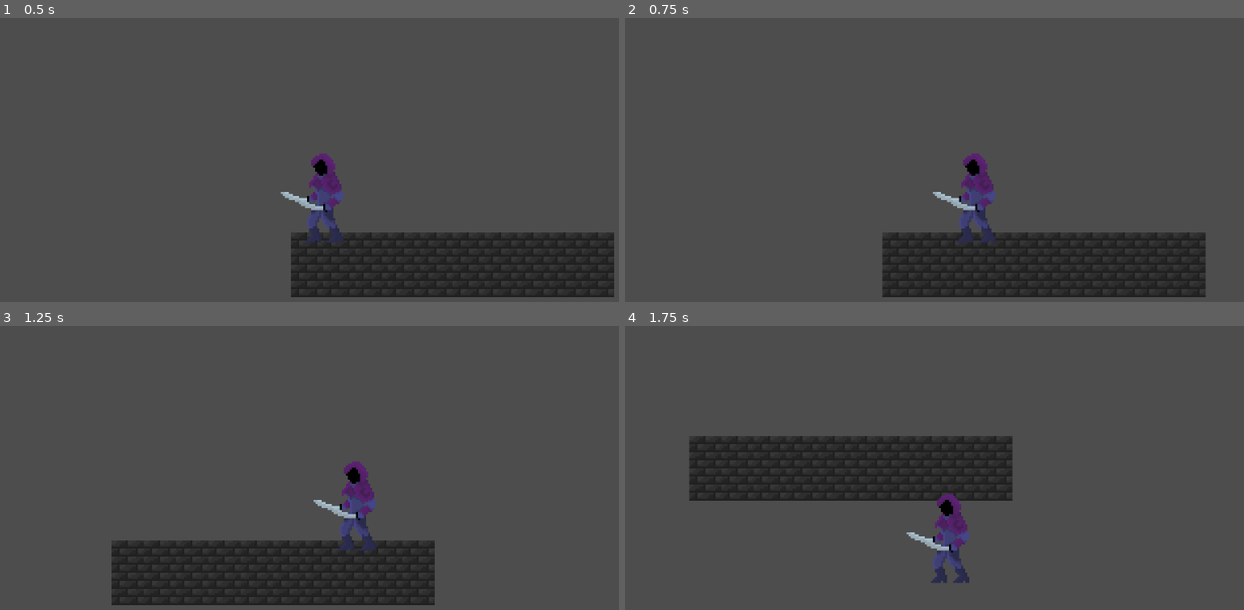
Above: before the commit, frames 1-4 (two rows, left to right).
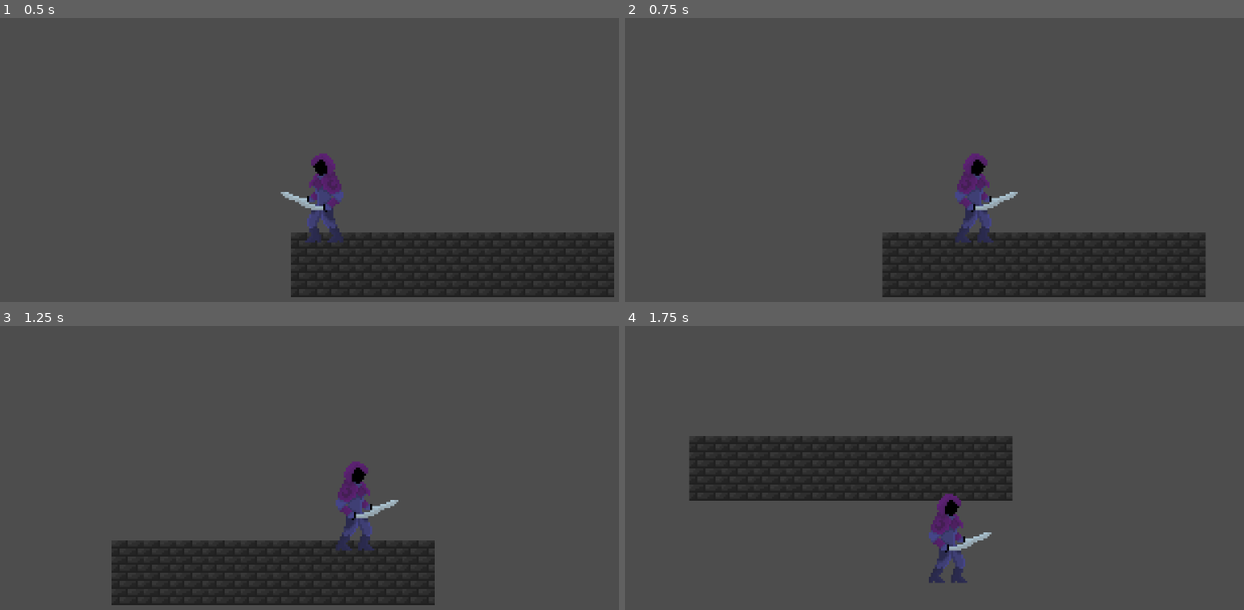
Above: after the commit, the same moments.

Repository: Thesupernile/Sacrilite
Game: Godot game, scene res://Scenes/level_1.tscn
Same seed, same stepped clock (60 frames per second), same inputs: the game is played once before the commit and once after it.
Inputs:
- Up to frame 1 (0.5 s): no input
- Up to frame 2 (0.75 s): tap Enter at 0.5 s; hold D (right) from 0.53 s (still down)
- Up to frame 3 (1.25 s): keep holding D (right)
- Up to frame 4 (1.75 s): release D (right) at 1.28 s; hold S (down) from 1.28 s (still down)

Frame 1 is identical in both runs. In frame 2, 1.0% of the frame differs, in the area x 49-64%, y 48-79%; in frame 3, 1.0%; in frame 4, 1.0%, in the area x 45-60%, y 59-91%.

Commit message:
flipping

Diff:
--- a/Scenes/player.gd
+++ b/Scenes/player.gd
@@ -1,8 +1,22 @@
 extends CharacterBody2D
+@onready var animated_sprite_2d: AnimatedSprite2D = $AnimatedSprite2D
 
 var speed := 150  # speed in pixels/sec
+enum Direction {
+	LEFT,
+	RIGHT
+}
+var facing = Direction.LEFT
 
 func _physics_process(delta):
 	var direction := Input.get_vector("left", "right", "up", "down")
+	if direction.x > 0:
+		facing = Direction.RIGHT
+		animated_sprite_2d.flip_h = true
+	elif direction.x < 0:
+		facing = Direction.LEFT
+		animated_sprite_2d.flip_h = false
+
+
 	velocity = direction * speed
 	move_and_slide()
